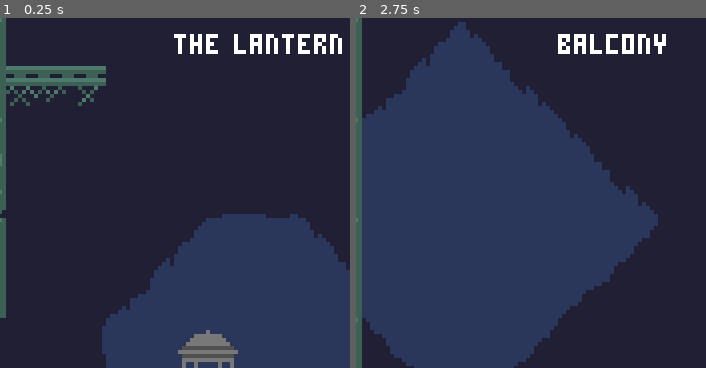
Above: before the commit, frames 1-2 (left to right).
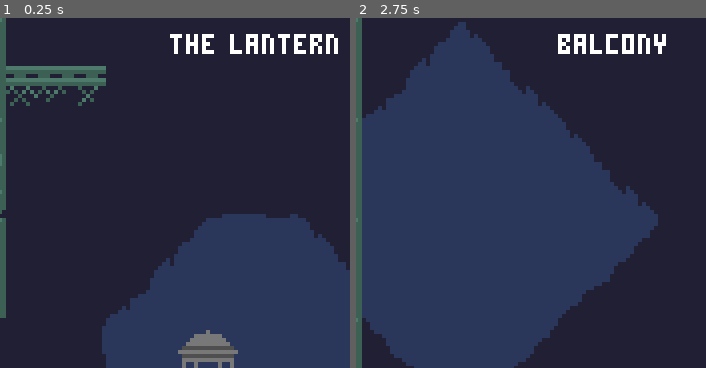
Above: after the commit, the same moments.

Repository: tabrasel/Glowkeeper
Game: Godot game, scene res://scenes/game.tscn
Two runs of this game, one before a commit and one after it. Both use one fixed random seed, a clock stepped at 60 frames per second and the inputs below.
Inputs:
- Up to frame 1 (0.25 s): no input
- Up to frame 2 (2.75 s): hold Right (ui_right) 0.53-1.28 s; tap Z (jump) at 0.77, 1.52 s; hold Down (ui_down) 1.28-2.03 s; hold Right (ui_right) from 2.03 s (still down)
The pictures show only the part of the screen within x 13-63%, y 0-50%; the shares and areas given below are measured in that part.

The runs differ from the first frame. In frame 1, 1.8% of the frame differs, in the area x 48-98%, y 4-11%; in frame 2, nothing differs.

Commit message:
Fix HUD transition off-by-1-pixel issue

Diff:
--- a/scenes/game.tscn
+++ b/scenes/game.tscn
@@ -805,7 +805,7 @@
 [node name="HUD" type="Control" parent="Camera" node_paths=PackedStringArray("animation_player", "transition_display", "letterbox", "room_title_label")]
 layout_mode = 3
 anchors_preset = 0
-offset_left = -87.0
+offset_left = -88.0
 offset_top = -87.0
 offset_right = 88.0
 offset_bottom = 88.0
